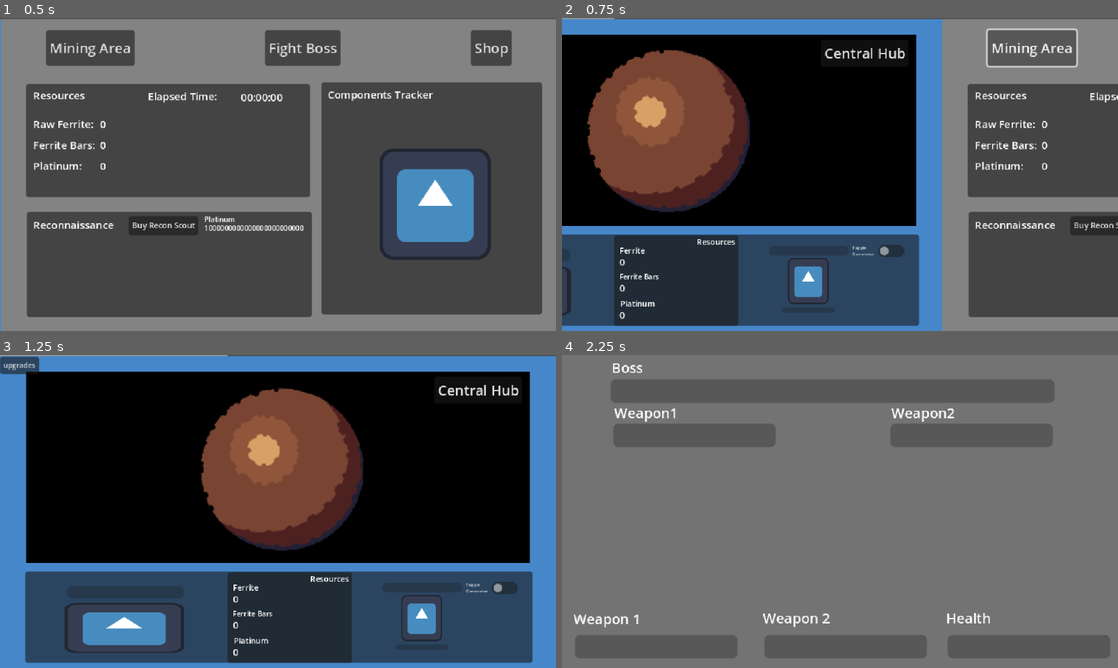
Above: before the commit, frames 1-4 (two rows, left to right).
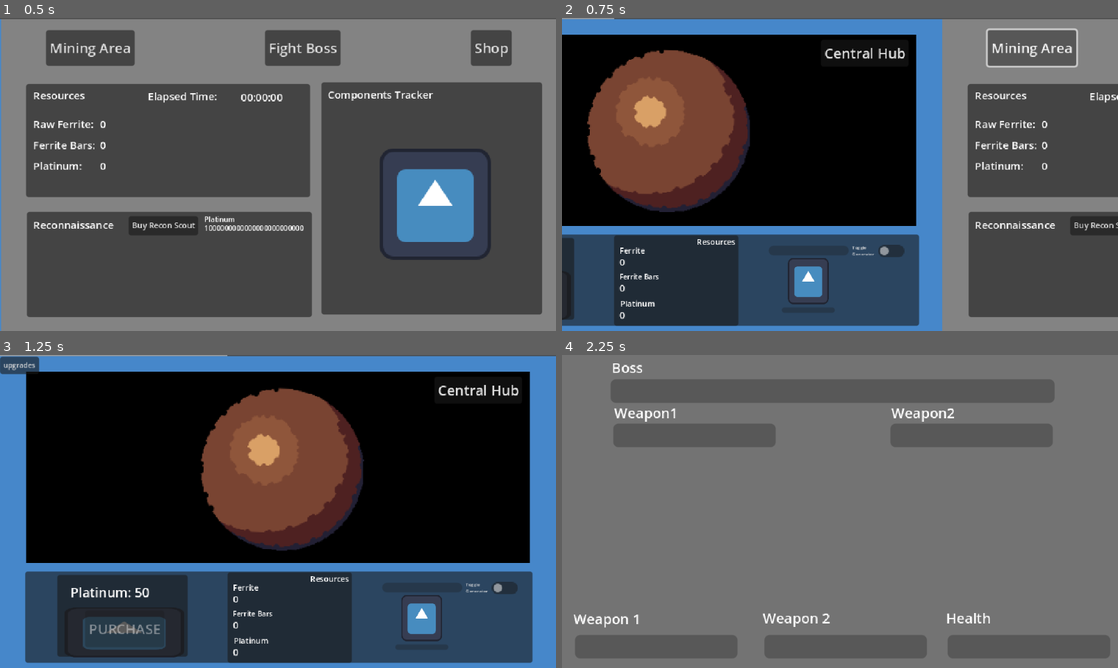
Above: after the commit, the same moments.

Repository: DennysGuy/MechvorIdle
Game: Godot game, scene res://src/scenes/MainHub.tscn
The game is run twice, just before and just after one commit, with the same random seed, the same clock (stepped at 60 frames per second) and the same inputs. The engine's default icon, where the game draws it, is replaced by a stand-in: a white triangle on a blue panel in a dark square.
Inputs:
- Up to frame 1 (0.5 s): no input
- Up to frame 2 (0.75 s): click "Mining Area" at 0.5 s
- Up to frame 3 (1.25 s): no input
- Up to frame 4 (2.25 s): click "Central Hub" at 1.25 s; click "Fight Boss" at 2 s

Frame 1 is identical in both runs. In frame 2, 0.4% of the frame differs, in the area x 0-3%, y 70-97%; in frame 3, 5.0%, in the area x 10-34%, y 70-97%; in frame 4, nothing differs.

Commit message:
refinery station implemented

Diff:
--- a/mechvoridle/FerriteRefineryStation.tscn
+++ b/mechvoridle/FerriteRefineryStation.tscn
@@ -11,14 +11,14 @@
 anchor_right = 0.5
 anchor_bottom = 0.5
 offset_left = -77.0
-offset_top = -55.0
-offset_right = 71.0
-offset_bottom = 38.0
+offset_top = -71.0
+offset_right = 72.0
+offset_bottom = 39.0
 grow_horizontal = 2
 grow_vertical = 2
 script = ExtResource("1_ai323")
 
-[node name="TextureRect" type="TextureRect" parent="."]
+[node name="Graphic" type="TextureRect" parent="."]
 layout_mode = 1
 anchors_preset = 8
 anchor_left = 0.5
@@ -26,9 +26,9 @@
 anchor_right = 0.5
 anchor_bottom = 0.5
 offset_left = -66.5
-offset_top = -15.0
+offset_top = -10.0
 offset_right = 71.5
-offset_bottom = 43.0
+offset_bottom = 48.0
 grow_horizontal = 2
 grow_vertical = 2
 texture = ExtResource("1_ph523")
@@ -37,7 +37,49 @@
 [node name="ProgressBar" type="ProgressBar" parent="."]
 layout_mode = 0
 offset_left = 11.0
-offset_top = 13.0
+offset_top = 18.0
 offset_right = 146.0
-offset_bottom = 27.0
+offset_bottom = 32.0
 show_percentage = false
+
+[node name="PurchasePanel" type="Panel" parent="."]
+layout_mode = 0
+offset_right = 150.0
+offset_bottom = 94.0
+
+[node name="PurchaseRefineryStation" type="Button" parent="PurchasePanel"]
+layout_mode = 0
+offset_left = 32.0
+offset_top = 41.0
+offset_right = 123.0
+offset_bottom = 83.0
+text = "PURCHASE"
+
+[node name="RefineryCostLabel" type="Label" parent="PurchasePanel"]
+layout_mode = 0
+offset_left = 15.0
+offset_top = 9.0
+offset_right = 132.0
+offset_bottom = 32.0
+theme_override_font_sizes/font_size = 15
+text = "Platinum: 13434"
+
+[node name="OutputLabel" type="Label" parent="."]
+layout_mode = 0
+offset_left = 12.0
+offset_top = 3.0
+offset_right = 54.0
+offset_bottom = 15.0
+theme_override_font_sizes/font_size = 8
+text = "Output: 23"
+
+[node name="CostLabel" type="Label" parent="."]
+layout_mode = 0
+offset_left = 94.0
+offset_top = 3.0
+offset_right = 125.0
+offset_bottom = 15.0
+theme_override_font_sizes/font_size = 8
+text = "Cost: 65"
+
+[connection signal="button_down" from="PurchasePanel/PurchaseRefineryStation" to="." method="_on_purchase_refinery_station_button_down"]
--- a/mechvoridle/src/scenes/RefineryStationPanel.tscn
+++ b/mechvoridle/src/scenes/RefineryStationPanel.tscn
@@ -1,5 +1,6 @@
-[gd_scene load_steps=3 format=3 uid="uid://cg8jxc7r6vcat"]
+[gd_scene load_steps=4 format=3 uid="uid://cg8jxc7r6vcat"]
 
+[ext_resource type="Script" uid="uid://cwbftu6igxvc5" path="res://src/scripts/refinery_station_panel.gd" id="1_nk53r"]
 [ext_resource type="PackedScene" uid="uid://q2lvrrcqcirf" path="res://FerriteRefineryStation.tscn" id="1_ua2jw"]
 [ext_resource type="PackedScene" uid="uid://hjbnj2tod3ol" path="res://src/scenes/PlasmaGenerator.tscn" id="2_1gsvm"]
 
@@ -8,6 +9,7 @@
 offset_top = 249.0
 offset_right = 608.0
 offset_bottom = 352.0
+script = ExtResource("1_nk53r")
 
 [node name="FerriteRefinery" parent="." instance=ExtResource("1_ua2jw")]
 layout_mode = 1
--- a/mechvoridle/src/scripts/GameManager.gd
+++ b/mechvoridle/src/scripts/GameManager.gd
@@ -9,8 +9,8 @@
 #mining panel
 var ufo_attacking : bool = false
 
-var ferrite_refinery_cost : int = 1500
-var plasma_generator_cost : int = 2000
+var ferrite_refinery_cost : int = 50 #test values
+var plasma_generator_cost : int = 50 #test values
 
 var drone_count : int
 var refinery_stations_count : int
@@ -64,21 +64,34 @@
 
 var ferrite_refinery_station_purchased = false
 
-var ferrite_refinery_speed : float = 0.0
+var ferrite_refinery_speed : float = 0.12
 var ferrite_refinery_speed_cost : int = 100
-var output_amount : int = 1
-var output_upgrade_cost : int = 250
+var ferrite_refinery_speed_base_cost : int = 100
+var ferrite_refinery_speed_level : int = 0
+var ferrite_refinery_speed_upgrade_interval : float = 0.15
+
+var ferrite_refinery_output_level : int = 0
+var output_amount : int = 4
+var output_upgrade_cost : int = 300
+var output_upgrade_base_cost : int = 300
+
 var ferrite_cost : int = 8
 var ferrite_cost_platinum_cost : int = 500
+var ferrite_cost_platinum_base_cost : int = 500
 
 var plasma_generator_station_purchased = false
 
-var plasma_generator_speed : float = 0.0
+var plasma_generator_speed_level : int = 0
+var plasma_generator_speed : float = 0.1
 var plasma_generator_speed_cost : int = 200
-var plasma_generator_output : int = 0
+
+var plasma_generator_output_level : int = 0
+var plasma_generator_output : int = 4
 var plasma_generator_output_cost : int = 500
+
+var plasma_generator_fuel_level : int = 0
 var plasma_generator_fuel_consumption : int = 8
-var plasma_generator_fuel_cost : int = 700
+var plasma_generator_fuel_cost : int = 3000
 
 #stats page
 var recon_scout_platinum_cost : int = 1500
--- a/mechvoridle/src/scripts/Panels/ferrite_refinery_station.gd
+++ b/mechvoridle/src/scripts/Panels/ferrite_refinery_station.gd
@@ -1 +1,55 @@
 class_name FerriteRefineryStation extends Control
+
+
+@onready var refinery_cost_label: Label = $PurchasePanel/RefineryCostLabel
+@onready var purchase_refinery_station: Button = $PurchasePanel/PurchaseRefineryStation
+@onready var purchase_panel: Panel = $PurchasePanel
+@onready var progress_bar: ProgressBar = $ProgressBar
+@onready var output_label: Label = $OutputLabel
+@onready var cost_label: Label = $CostLabel
+
+var refinery_stock : int
+
+func _ready() -> void:
+	output_label.hide()
+	cost_label.hide()
+	refinery_cost_label.text = "Platinum: " + str(GameManager.ferrite_refinery_cost)
+	progress_bar.hide()
+
+func _process(delta: float) -> void:
+	if  is_instance_valid(purchase_refinery_station):
+		purchase_refinery_station.disabled = GameManager.platinum_count < GameManager.ferrite_refinery_cost
+
+	if GameManager.ferrite_refinery_station_purchased:
+		#grab resources -- if enough
+		output_label.show()
+		cost_label.show()
+		output_label.text = "Output: " + str(GameManager.output_amount)
+		cost_label.text = "Cost: " + str(GameManager.ferrite_cost)
+		#fill progress bar
+		#give resources
+		if GameManager.raw_ferrite_count >= GameManager.ferrite_cost and refinery_stock == 0:
+			GameManager.raw_ferrite_count -= GameManager.ferrite_cost
+			refinery_stock = GameManager.ferrite_cost
+			SignalBus.update_ferrite_count.emit()
+			print(refinery_stock)
+
+		if refinery_stock == GameManager.ferrite_cost:
+			print("here!")
+			progress_bar.value += GameManager.ferrite_refinery_speed
+			if progress_bar.value == progress_bar.max_value:
+				obtain_resources()
+				progress_bar.value = 0
+
+
+func _on_purchase_refinery_station_button_down() -> void:
+	GameManager.platinum_count -= GameManager.ferrite_refinery_cost
+	GameManager.ferrite_refinery_station_purchased = true
+	progress_bar.show()
+	purchase_panel.queue_free()
+
+
+func obtain_resources() -> void:
+	refinery_stock = 0
+	GameManager.ferrite_bars_count += GameManager.output_amount
+	SignalBus.update_ferrite_bars_count.emit()
--- a/mechvoridle/src/scripts/Panels/upgrade_panel.gd
+++ b/mechvoridle/src/scripts/Panels/upgrade_panel.gd
@@ -149,14 +149,20 @@
 	drone_damage_cost.text = str(GameManager.drone_damage_cost)
 	SignalBus.update_platinum_count.emit()
 
-func _on_purchase_refinery_button_down():
-	pass # Replace with function body.
 
 func _on_upgrade_efficiency_button_down():
-	pass # Replace with function body.
+	GameManager.platinum_count -= GameManager.output_upgrade_cost
+	GameManager.ferrite_refinery_output_level += 1
+	GameManager.output_amount *= 2
+	GameManager.ferrite_cost  *= 2
+	GameManager.output_upgrade_cost = GameManager.output_upgrade_base_cost * pow(2, GameManager.ferrite_refinery_output_level)
+
+	efficiency_bonus_cost.text = str(GameManager.output_upgrade_cost)
+	efficiency_bonus.text = str(GameManager.output_amount)
+
 
 func _on_generator_output_upgrade_button_down():
-	pass # Replace with function body.
+	pass
 
 func _on_upgrade_fuel_cost_button_down():
 	pass # Replace with function body.
@@ -164,11 +170,8 @@
 func _on_plasma_generator_speed_upgrade_button_down():
 	pass # Replace with function body.
 
-func _on_upgrade_ferrite_cost_button_down():
-	pass # Replace with function body.
-
-func _on_upgrade_refinery_speed_button_down():
-	pass # Replace with function body.
+
+
 
 func _on_hide_upgrades_panel_button_down():
 	upgrade_panel_showing = false
@@ -248,3 +251,11 @@
 	GameManager.platinum_drone_mining_speed_cost = GameManager.platinum_drone_mining_speed_base_cost * pow(2, GameManager.drone_mining_speed_level)
 	plat_drone_speed.text = str(GameManager.platinum_drone_mining_speed * 100) + "%"
 	plat_drone_speed_cost.text = str(GameManager.platinum_drone_mining_speed_cost)
+
+func _on_upgrade_refinery_speed_button_down() -> void:
+	GameManager.platinum_count -= GameManager.ferrite_refinery_speed_cost
+	GameManager.ferrite_refinery_speed_level += 1
+	GameManager.ferrite_refinery_speed += GameManager.ferrite_refinery_speed_upgrade_interval
+	GameManager.ferrite_refinery_speed_cost = GameManager.ferrite_refinery_speed_base_cost * pow(2, GameManager.ferrite_refinery_speed_level)
+	ferrite_refinery_speed.text = str(GameManager.ferrite_refinery_speed * 100) +"%"
+	ferrite_refinery_speed_cost.text = str(GameManager.ferrite_refinery_speed_cost)
--- /dev/null
+++ b/mechvoridle/src/scripts/refinery_station_panel.gd
@@ -0,0 +1 @@
+class_name RefineryStationPanel extends Panel
Not shown, added: mechvoridle/src/scripts/refinery_station_panel.gd.uid
